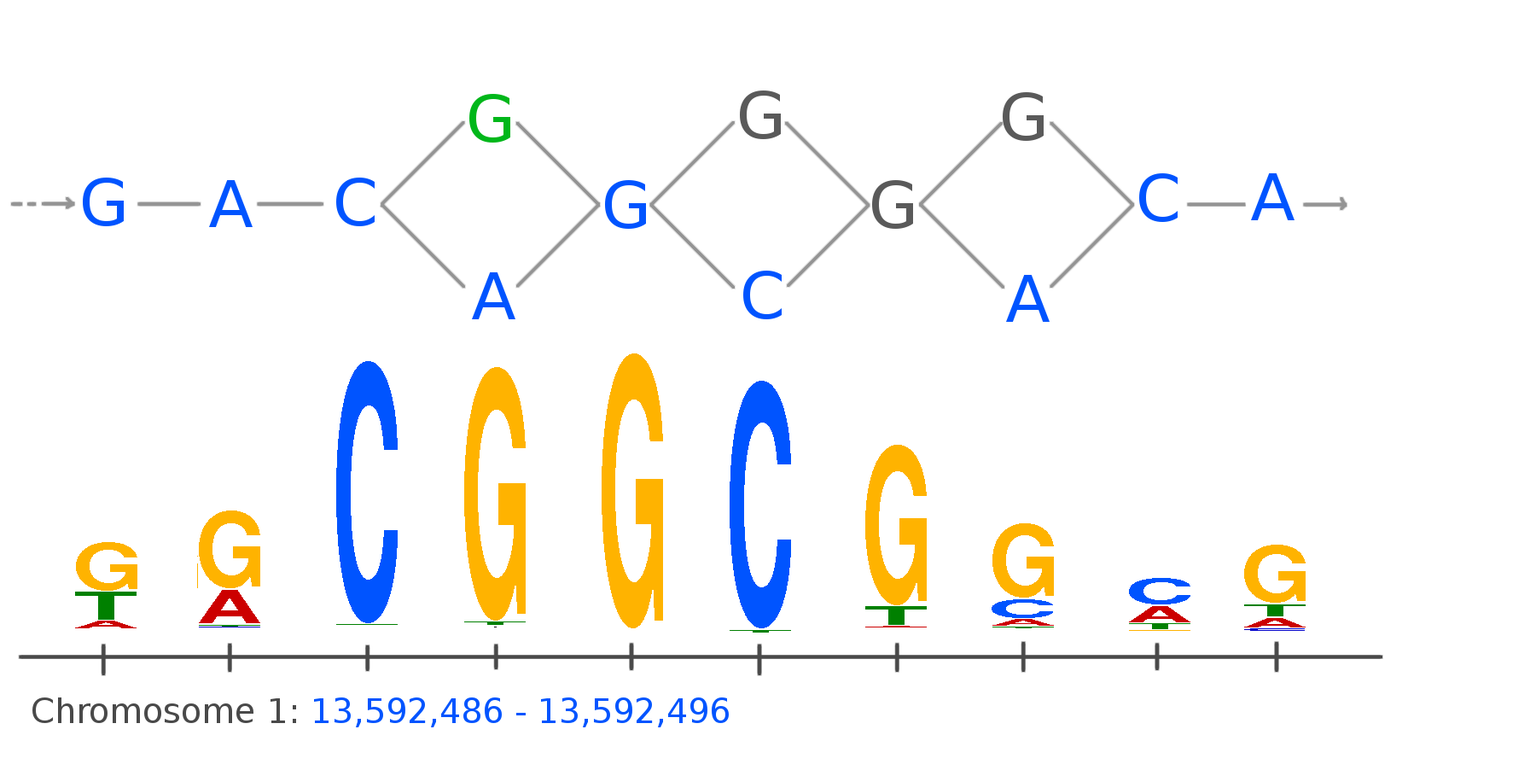
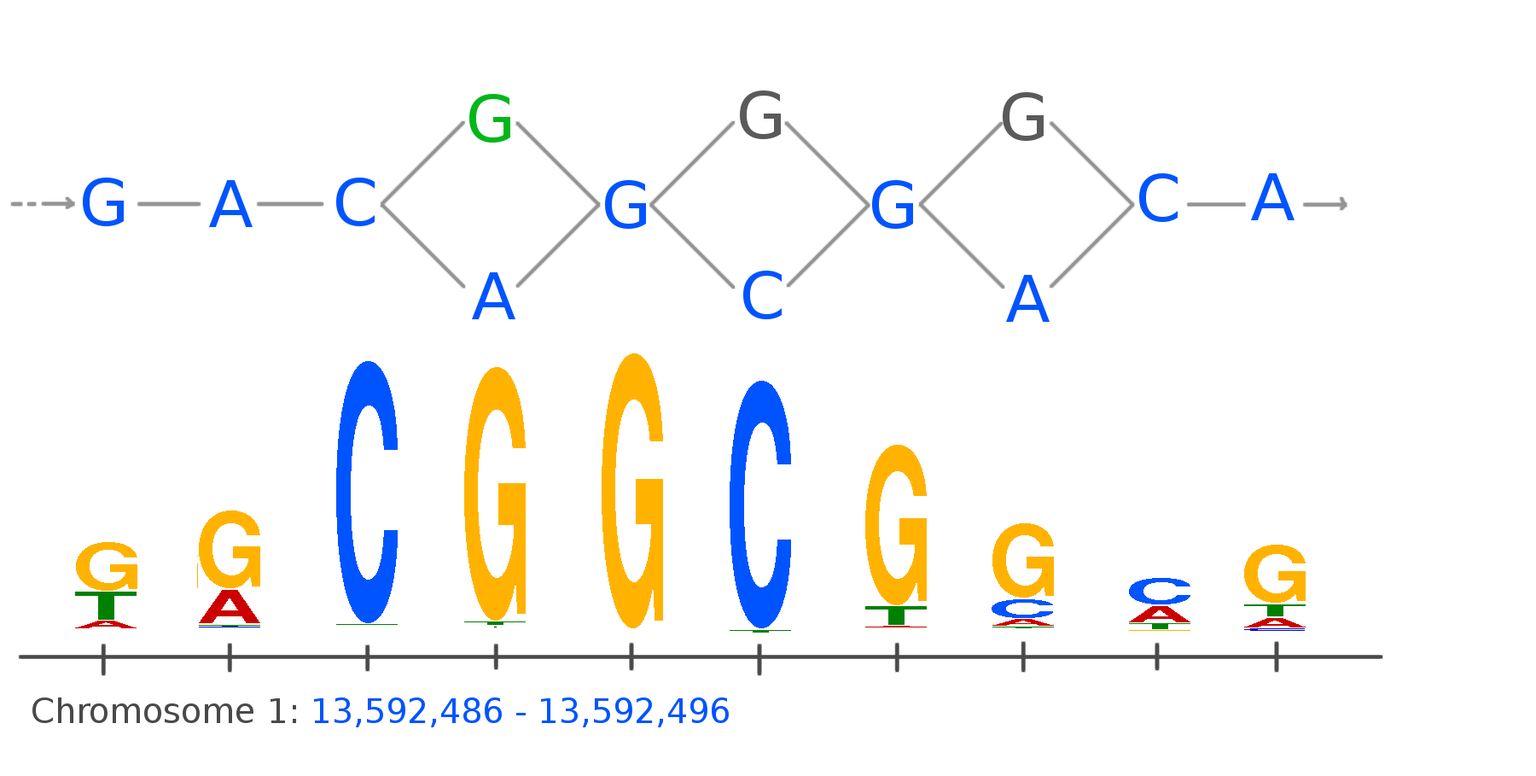
Layers edited between the first and the second w=1536, h=776 image:
painted on "G #3" over (872, 180, 914, 229)
